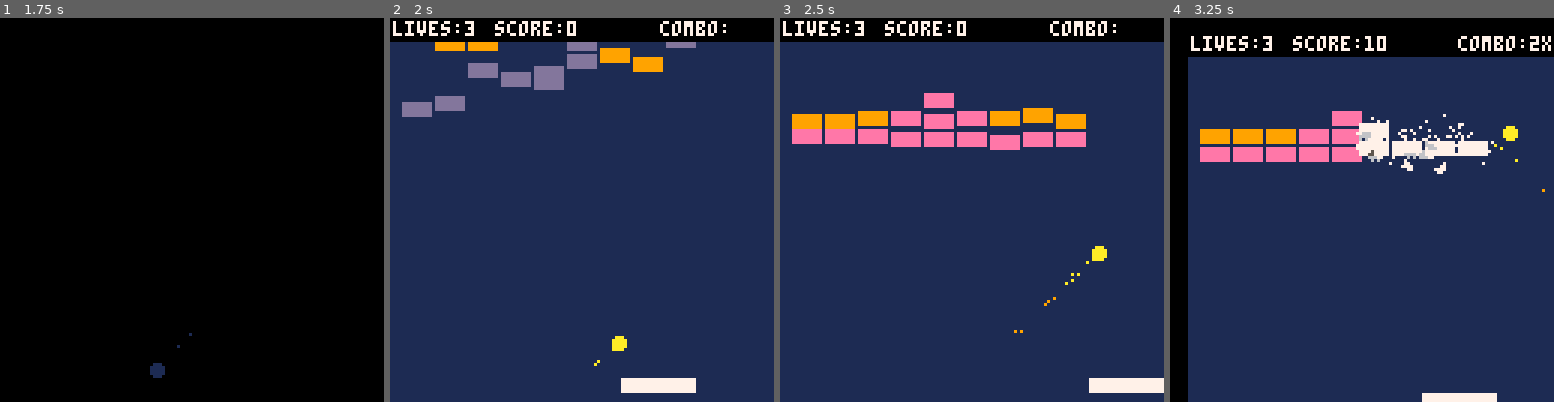
Above: before the commit, frames 1-4 (left to right).
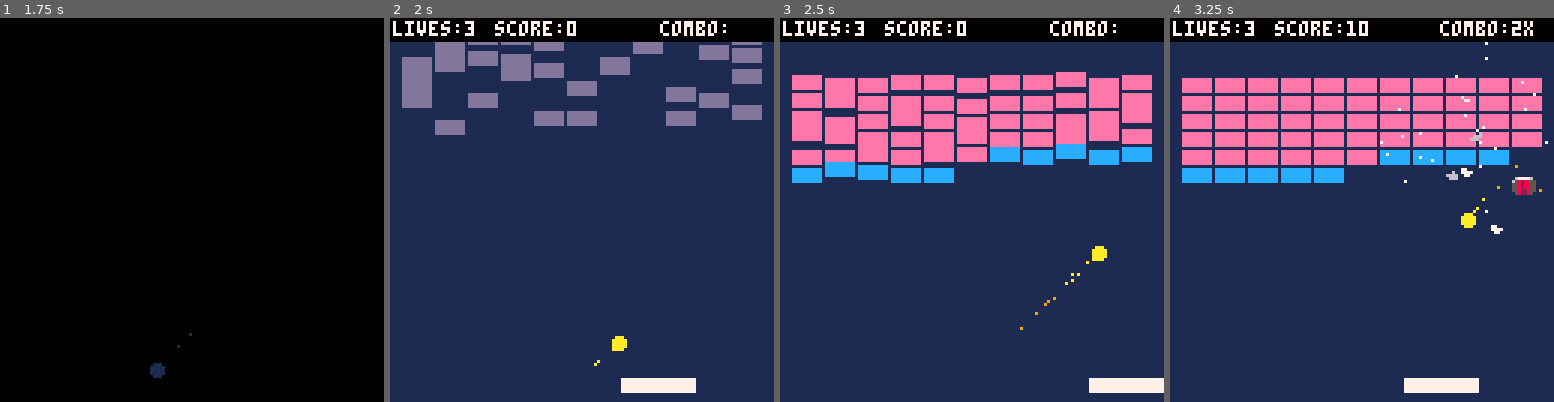
Above: after the commit, the same moments.

Repository: ivanarellano/pico8-doodles
Game: PICO-8 cartridge breakout/breakout.p8
The game is run twice, just before and just after one commit, with the same random seed, the same clock (stepped at 60 frames per second) and the same inputs.
Inputs:
- Up to frame 1 (1.75 s): tap X (X key) at 0.33, 1.07 s; hold Right from 1.6 s (still down)
- Up to frame 2 (2 s): keep holding Right; tap X (X key) at 1.85 s
- Up to frame 3 (2.5 s): release Right at 2.1 s; hold Right from 2.47 s (still down)
- Up to frame 4 (3.25 s): tap X (X key) at 2.97 s; release Right at 3.03 s; hold Left from 3.08 s (still down)

Frame 1 is identical in both runs. In frame 2, 9.2% of the frame differs, in the area x 3-97%, y 6-31%; in frame 3, 15%; in frame 4, 29%, in the area x 0-100%, y 0-100%.

Commit message:
Add megaball puff trail. Tweak powerup puff colors

Diff:
--- a/breakout/breakout.p8
+++ b/breakout/breakout.p8
@@ -8,8 +8,8 @@
 	level=""
 	levelnum=1
 	levels={}
-	--levels[1]="b9/b3x3p3/i3p6"
-	levels[1]="/x4b/s3b3s3/b9"
+	levels[1]="b9bb9bb9bb9bb9bp9p"
+	--levels[1]="/x4b/s3b3s3/b9"
 	--levels[1]="bxhxsxixpxbxbxbxbxbxbxbxbxbxbxbxbxbxbxbxbxbxbxbxbxbxbxbx"
 	debug=""
 
@@ -420,9 +420,16 @@
 			palt()
 	end
 
+	--balls
 	for i=#balls,1,-1 do
 		local b=balls[i]
-		circfill(b.x,b.y,ball_r,10)
+		local ballc=10
+
+		if timer_mega>0 then
+			ballc=14
+		end
+
+		circfill(b.x,b.y,ball_r,ballc)
 
 		if b.stuck then
 			--serve preview
@@ -601,6 +608,7 @@
 		elseif box_box(pup.x,pup.y,8,6,pad_x,pad_y,pad_w,pad_h) then
 			sfx(1)
 			applypower(pup.t)
+			spawnpowpuff(pup.x,pup.y,pup.t)
 			add(del_pups,pup)
 		end
 	end
@@ -743,7 +751,11 @@
 	b.y = nexty
 
 	--trail particles
-	spawntrail(nextx,nexty)
+	if timer_mega>0 then
+		spawnmegatrail(nextx,nexty)
+	else
+		spawntrail(nextx,nexty)
+	end
 
 	--ball missed paddle
 	if nexty>127 then
@@ -811,7 +823,7 @@
 		timer_expand=0
 	elseif p==6 then
 		--megaball
-		timer_mega=900
+		timer_mega=300
 	elseif p==7 then
 		--multiball
 		multiball()
@@ -880,11 +892,11 @@
 end
 
 function spawnpowerup(x,y)
-	local tmp_pup={}
-	tmp_pup.x=x
-	tmp_pup.y=y
-	tmp_pup.t=flr(rnd(7))+1
-	add(pups,tmp_pup)
+	local p={}
+	p.x=x
+	p.y=y
+	p.t=flr(rnd(7))+1
+	add(pups,p)
 end
 
 function checkexplosions()
@@ -1022,8 +1034,11 @@
 end
 
 function shatterbrick(b,vx,vy)
+	if shake<.5 then
+		shake+=.07
+	end
+
 	sfx(10)
-	shake+=.07
 
 	--bump the brick
 	b.dx=vx*.7
@@ -1097,13 +1112,48 @@
 	end
 end
 
+--puff in powerup color
+function spawnpowpuff(x,y,t)
+	for i=1,20 do
+		local ang=rnd()
+		local dx=cos(ang)*(rnd(2)+1.2)
+		local dy=sin(ang)*(rnd(2)+1.2)
+		local col
+
+  if t == 1 then
+   -- slowdown -- orange
+   col={9,9,4,4,0}
+  elseif t == 2 then
+   -- life -- red
+   col={8,8,2,2,0}
+  elseif t == 3 then
+   -- catch -- green
+   col={11,11,3,3,0}
+  elseif t == 4 then
+   -- expand -- blue
+   col={12,12,5,5,0}
+  elseif t == 5 then
+   -- reduce -- black
+   col={0,0,5,5,6}
+  elseif t == 6 then
+   -- megaball -- pink
+   col={14,14,13,2,0}
+  else
+   -- multiball -- red
+   col={8,8,4,2,0}
+  end
+
+		addpart(x,y,dx,dy,2,20+rnd(15),col,1+rnd(4))
+	end
+end
+
 function spawnpuff(x,y)
 	for i=1,5 do
 		local ang=rnd()
 		local dx=cos(ang)*1.3
 		local dy=sin(ang)*1.3
 
-		addpart(x,y,dx,dy,2,15+rnd(15),{12},1+rnd(2))
+		addpart(x,y,dx,dy,2,15+rnd(15),{7,6,5},1+rnd(2))
 	end
 end
 
@@ -1114,7 +1164,24 @@
 		local ox=cos(ang)*ball_r*.4
 		local oy=sin(ang)*ball_r*.4
 
-		addpart(x+ox,y+oy,0,0,0,15+rnd(15),{10,9})
+		addpart(x+ox,y+oy,
+			0,0,
+			0,15+rnd(15),
+			{10,9},0)
+	end
+end
+
+function spawnmegatrail(x,y)
+	--reduces amt of parts
+	if rnd() then
+		local ang=rnd()
+		local ox=cos(ang)*ball_r
+		local oy=sin(ang)*ball_r
+
+		addpart(x+ox,y+oy,
+			0,0,
+			2,30+rnd(15),
+			{14,2,5},1+rnd(2))
 	end
 end
 
